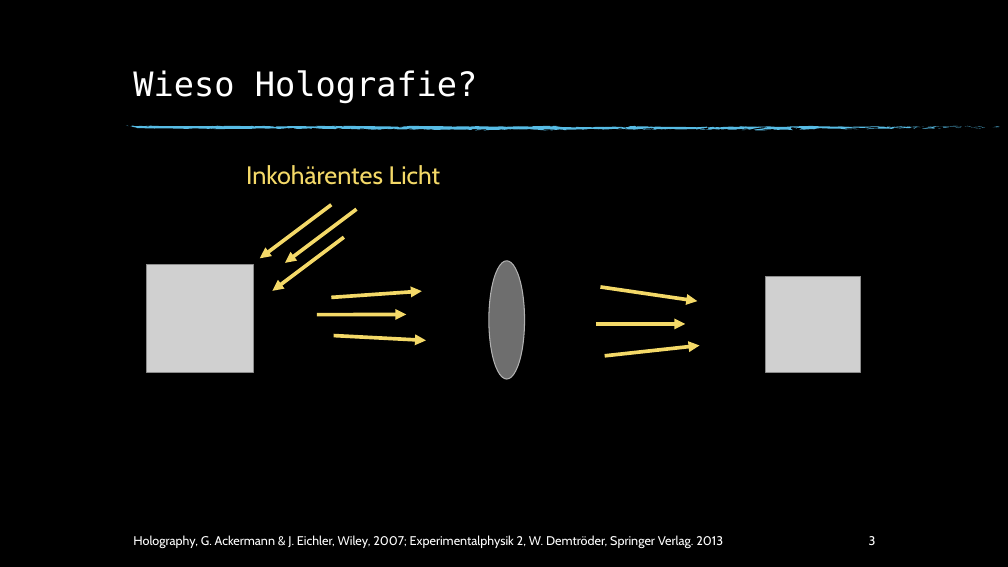
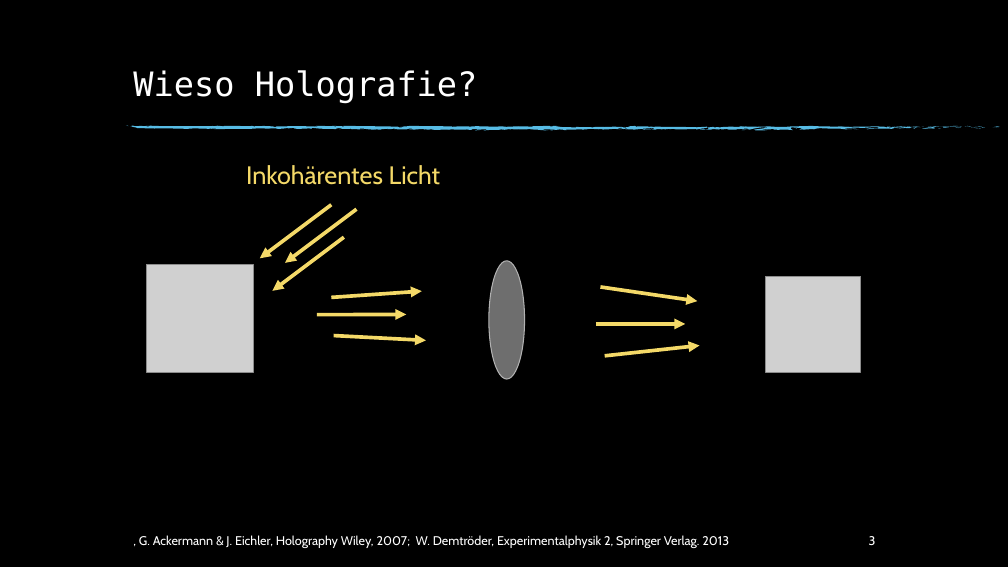
Before and after one commit to beckstev/presentations, a slide deck: slide 3 of holography/holography_presentation.pptx. Drawn at 1008x567 pixels with LibreOffice and Linux fonts; fonts in the diff are those of the drawing; grey boxes stand for pictures; background and template pictures are left out. Boxes give left, top, right and bottom in pixels: in the first picture for what was removed or moved away, otherwise in the second. Text is boxed around its words. In the diff, an @@ line names an element or a change of style, - is before the commit and + after.

```diff
--- a/holography/holography_presentation.pptx
+++ b/holography/holography_presentation.pptx
@@ text at box(139, 535, 729, 548): text changed @@
-Holography, G. Ackermann & J. Eichler, Wiley, 2007; Experimentalphysik 2, W. Demtröder, Springer Verlag. 2013
+, G. Ackermann & J. Eichler, Holography Wiley, 2007; W. Demtröder, Experimentalphysik 2, Springer Verlag. 2013
```
Also in this commit, not shown: 3 other slides changed, 5 slides added, 1 other file.
